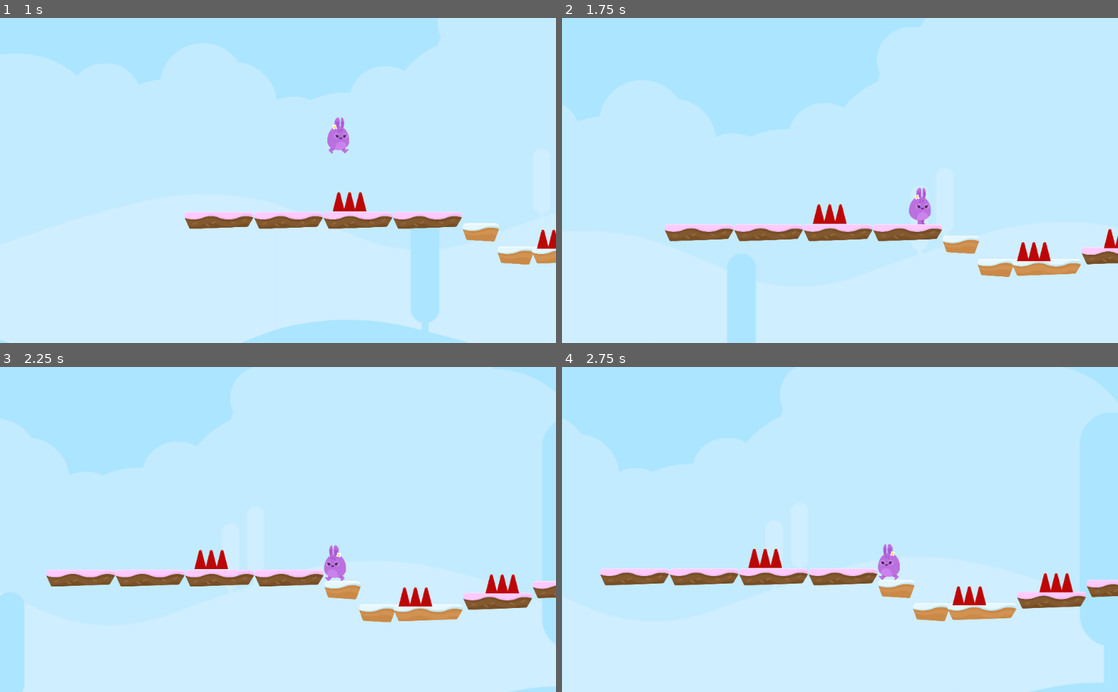
Above: before the commit, frames 1-4 (two rows, left to right).
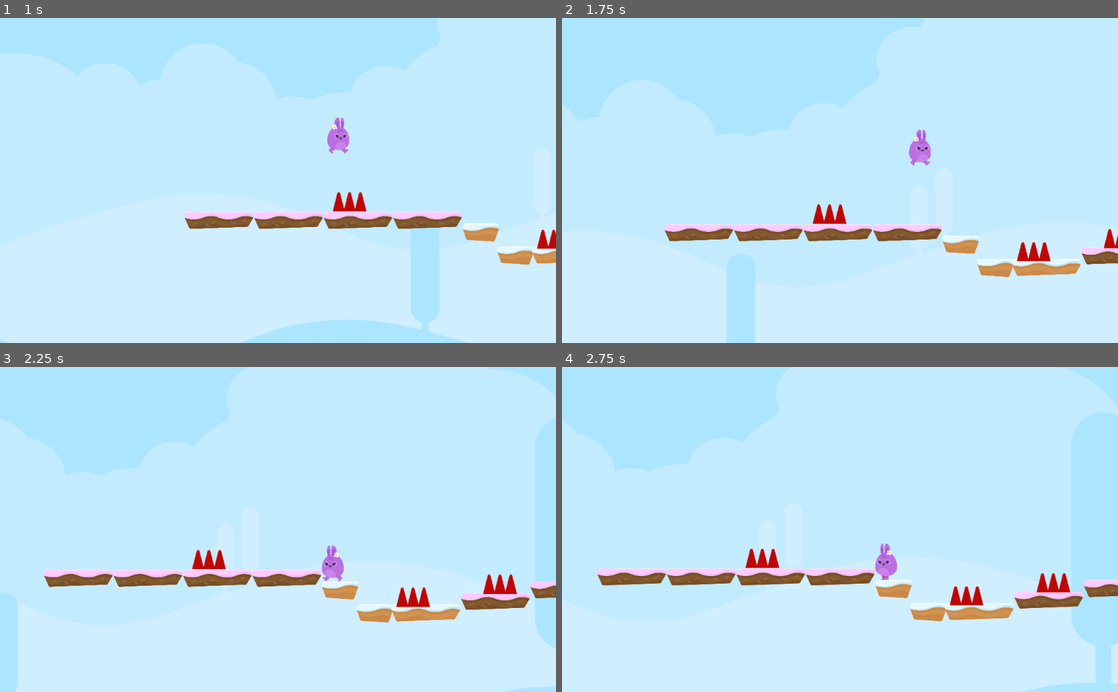
Above: after the commit, the same moments.

Repository: KennedyMungai/SimplePlatformer
Game: Godot game, scene res://Scenes/Levels/Level1.tscn
The game is run twice, just before and just after one commit, with the same random seed, the same clock (stepped at 60 frames per second) and the same inputs.
Inputs:
- Up to frame 1 (1 s): hold D (right) from 0.53 s (still down); tap W (jump) at 0.77 s
- Up to frame 2 (1.75 s): keep holding D (right); tap W (jump) at 1.52 s
- Up to frame 3 (2.25 s): release D (right) at 2.03 s; hold A (left) from 2.03 s (still down)
- Up to frame 4 (2.75 s): keep holding A (left)

Frame 1 is identical in both runs. In frame 2, 0.8% of the frame differs, in the area x 18-100%, y 34-80%; in frame 3, 1.9%; in frame 4, 2.1%, in the area x 6-100%, y 54-100%.

Commit message:
Commented out the old code and called the hurt function inside the GameState group

Diff:
--- a/Scripts/Hazards.gd
+++ b/Scripts/Hazards.gd
@@ -3,5 +3,6 @@
 
 
 func _on_Hazards_body_entered(body: Node) -> void:
-	if(body.has_method("hurt")):
-		body.hurt();
+#	if(body.has_method("hurt")):
+#		body.hurt();
+	get_tree().call_group("GameState", "hurt");
